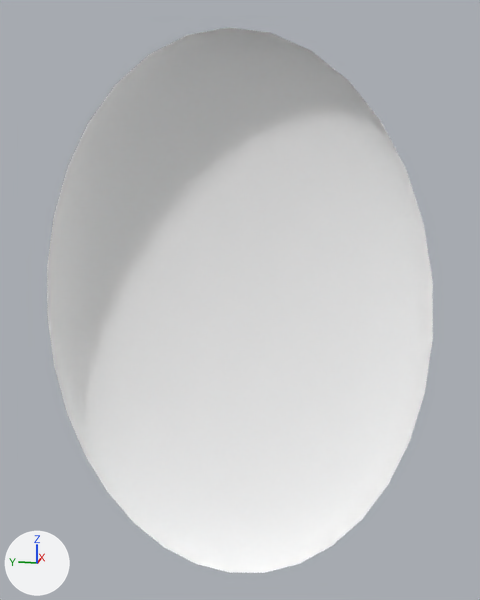
One commit to the glTF model Objects/wandleuchteGlass.glb: the scene before it, then after it.
Camera for both pictures: a 50 mm lens placed at (-1.842, -0.432, 0.588), pointed at (0.276, -0.009, 0.059). Every picture has the same lights, and +X, +Y and +Z are marked at lower left. Where no turn or scale is listed for an object, it has been applied to the vertices. Vertices at the same position are counted once.

Names of what the first picture shows: 'WandleuchteGlasEinzeln'.
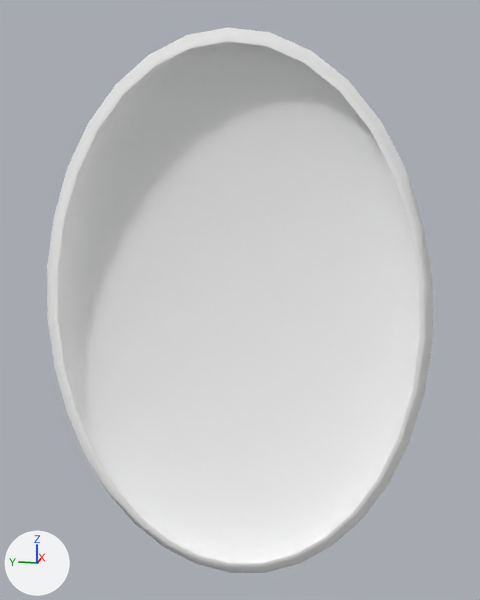
Commit message: Substitute WandleuchteGlass object

Boxes (x1, y1, x2, y2) around the edits, measured in the pictures (480 x 600 px):
part 1 of me_cylinder_001, added: after (58, 41, 420, 563)
part 2 of me_cylinder_001, added: after (47, 27, 433, 573)

What changed in the scene script:
```text
Change me_cylinder_001:
    used by ob_wandleuchteglaseinzeln; location = (-0.257, 0.0, 0.742)
    remove me_cylinder_001.from_pydata(...)  # 257 vertices, 480 faces; spans x 0.4..0.63, y -0.62..0.62, z -1.63..0.15
    add me_cylinder_001.from_pydata(...)  # 546 vertices, 1024 faces; spans x 0.4..0.63, y -0.62..0.62, z -1.63..0.15
    me_cylinder_001 part 1: the loose piece of 257 vertices spanning x 0.4..0.63, y -0.62..0.62, z -1.63..0.15 is copied, and the copy is scaled about its middle by (0.754, 0.939, 0.968), then moved by (-0.03, 0.0, 0.0); it spans x 0.4..0.57, y -0.59..0.59, z -1.61..0.12
    me_cylinder_001 part 2
    32 vertices are added at x 0.4, y -0.59..0.59, z -1.6..0.11
    64 new faces join them
```
